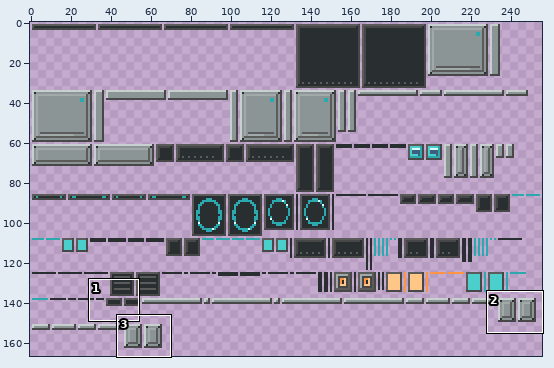
Two versions of one pixel-art file, src/main/art/ftb_fabricator/ftb_fabricator.aseprite. The picture above shows the old version from afar; the outline marks the close-up.
Close-up. Old version:
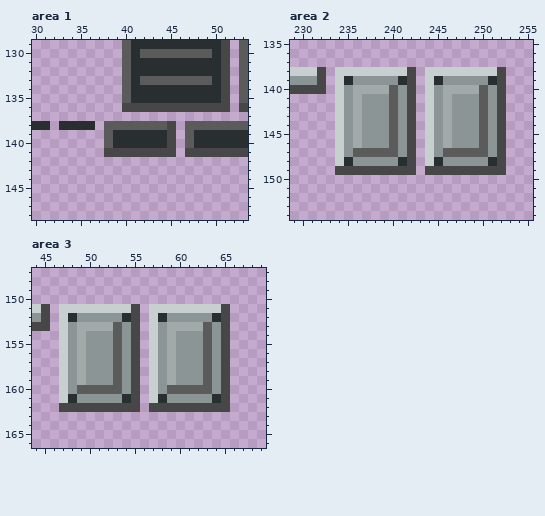
256x256 pixels, 1 frame. Shown: area 1: x 30..53, y 129..148; area 2: x 229..255, y 135..154; area 3: x 44..69, y 147..166. The wide view leaves out empty margins. The commit also changed other parts of the picture, which this record leaves out.
New version:
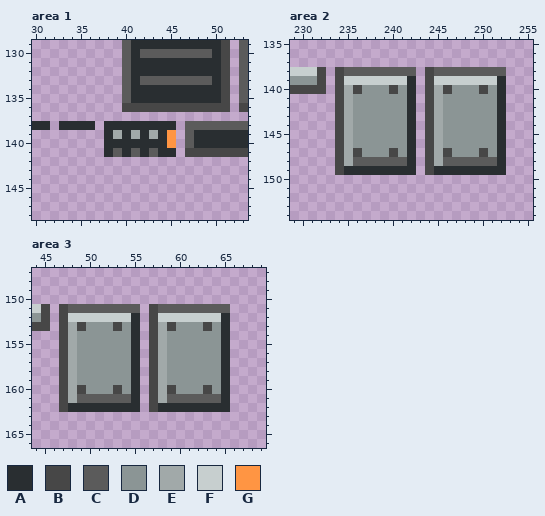
Palette (. is transparent): A #292e31  B #474747  C #5b5b5b  D #8b9595  E #a1a9a9  F #c7cfcf  G #ff9543
The edit:
layer "refined panels and controls" added
Area 1, layer "refined panels and controls":
Colour A replaces colour B in row 138 at x 45; in row 141 at x 38, 40, 42 and 44 to 45.
Colour A replaces colour C in row 138 at x 38 to 44; in rows 139 to 140 at x 38.
Colour C replaces colour B in row 141 at x 39, 41 and 43.
Colour E replaces colour A in row 139 at x 39, 41 and 43.
Colour G replaces colour B in rows 139 to 140 at x 45.
Area 2, layer "refined panels and controls":
Colour A replaces colour B in rows 139 to 148 at x 242 and 252; in row 149 at x 235 to 242 and 245 to 252.
Colour B replaces colour C in row 140 at x 240 and 250; in row 147 at x 236, 240, 246 and 250.
Colour B replaces colour E in row 140 at x 236 and 246.
Colour B replaces colour F in rows 138 to 148 at x 234 and 244.
Colour C replaces colour A in row 148 at x 241 and 251.
Colour C replaces colour B in row 138 at x 242 and 252.
Colour C replaces colour D in row 148 at x 236 to 240 and 246 to 250.
Colour C replaces colour F in row 138 at x 235 to 241 and 245 to 251.
Colour D replaces colour C in rows 141 to 146 at x 240 and 250; in row 147 at x 237 to 239 and 247 to 249.
Colour D replaces colour E in row 140 at x 237 to 239 and 247 to 249; in rows 141 to 146 at x 236 and 246.
Colour E replaces colour A in row 148 at x 235 and 245.
Colour E replaces colour D in rows 140 to 147 at x 235 and 245.
Colour F replaces colour A in row 139 at x 235, 241, 245 and 251.
Colour F replaces colour D in row 139 at x 236 to 240 and 246 to 250.
Area 3, layer "refined panels and controls":
Colour A replaces colour B in rows 152 to 161 at x 55 and 65; in row 162 at x 48 to 55 and 58 to 65.
Colour B replaces colour C in row 153 at x 53 and 63; in row 160 at x 49, 53, 59 and 63.
Colour B replaces colour E in row 153 at x 49 and 59.
Colour B replaces colour F in rows 151 to 161 at x 47 and 57.
Colour C replaces colour A in row 161 at x 54 and 64.
Colour C replaces colour B in row 151 at x 55 and 65.
Colour C replaces colour D in row 161 at x 49 to 53 and 59 to 63.
Colour C replaces colour F in row 151 at x 48 to 54 and 58 to 64.
Colour D replaces colour C in rows 154 to 159 at x 53 and 63; in row 160 at x 50 to 52 and 60 to 62.
Colour D replaces colour E in row 153 at x 50 to 52 and 60 to 62; in rows 154 to 159 at x 49 and 59.
Colour E replaces colour A in row 161 at x 48 and 58.
Colour E replaces colour D in rows 153 to 160 at x 48 and 58.
Colour F replaces colour A in row 152 at x 48, 54, 58 and 64.
Colour F replaces colour D in row 152 at x 49 to 53 and 59 to 63.
